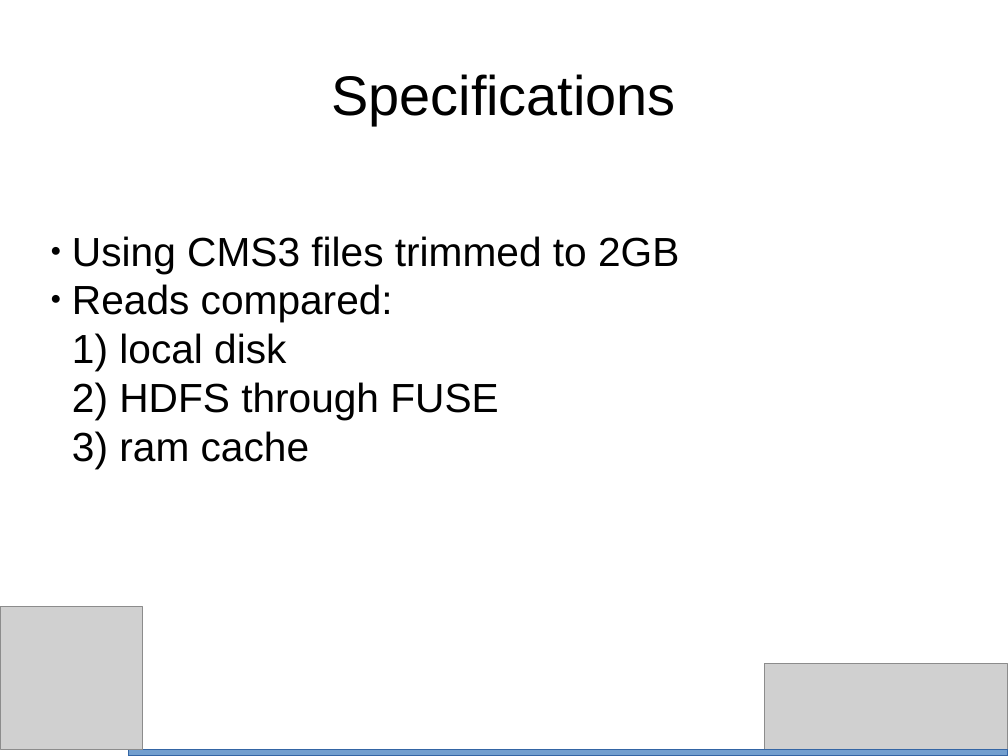
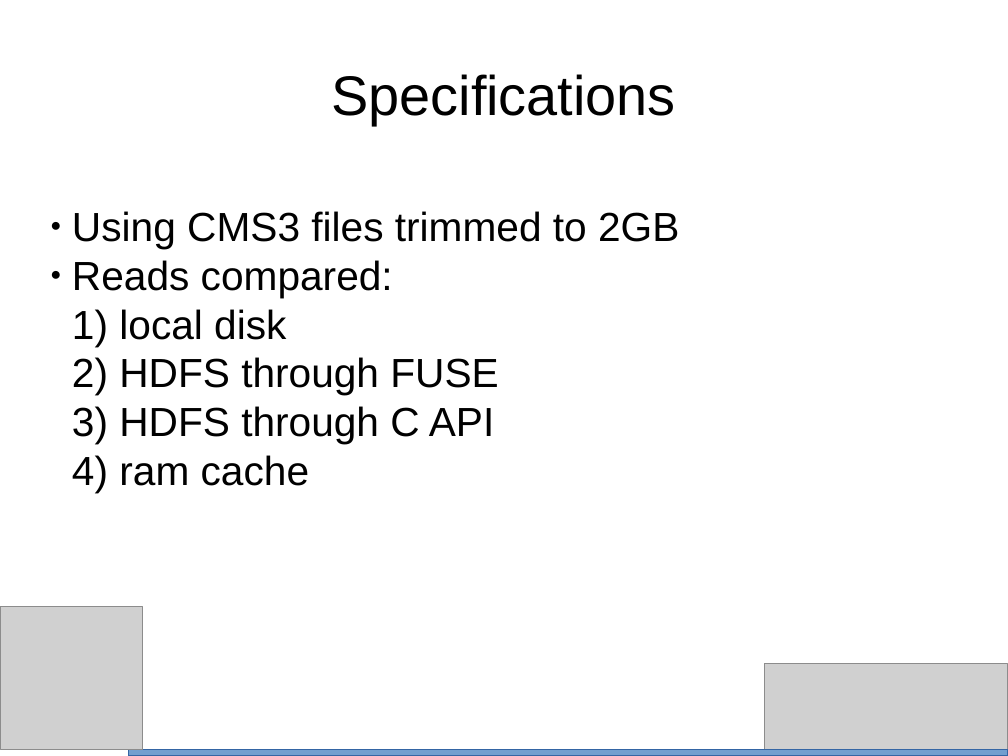
Before and after one commit to bth5032/CMS, a slide deck: slide 2 of Summer_2015/IOHeavyCI/Results/Powerpoint/performance.odp. Drawn at 1008x756 pixels with LibreOffice and Linux fonts; fonts in the diff are those of the drawing; grey boxes stand for pictures. Boxes give left, top, right and bottom in pixels: in the first picture for what was removed or moved away, otherwise in the second. Text is boxed around its words. In the diff, an @@ line names an element or a change of style, - is before the commit and + after.

```diff
--- a/Summer_2015/IOHeavyCI/Results/Powerpoint/performance.odp
+++ b/Summer_2015/IOHeavyCI/Results/Powerpoint/performance.odp
@@ subtitle at box(119, 406, 494, 444): paragraph added @@
+  3) HDFS through C API
```
Also in this commit, not shown: 4 other slides changed, 2 slides added, 5 other files.
